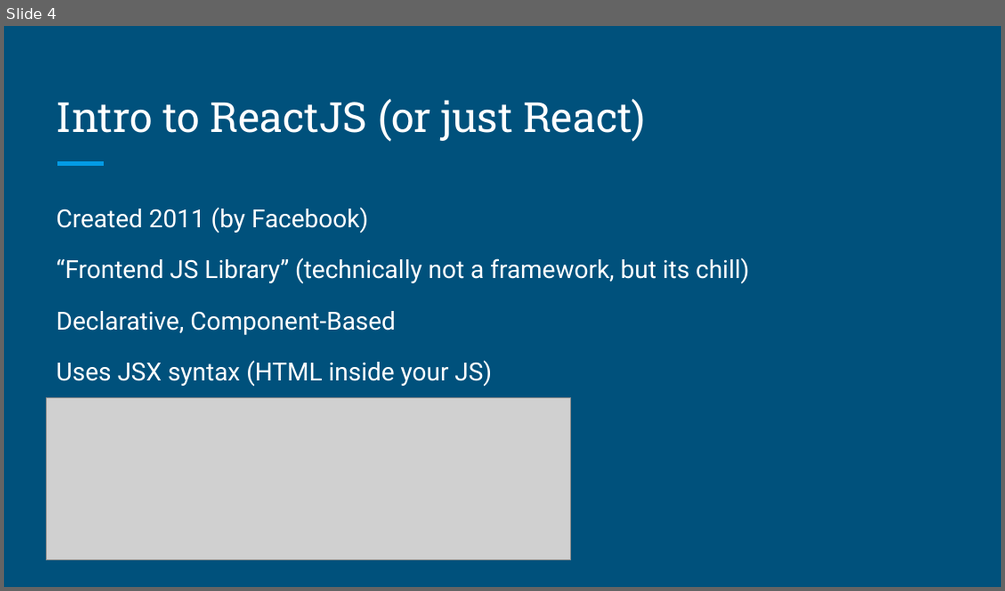
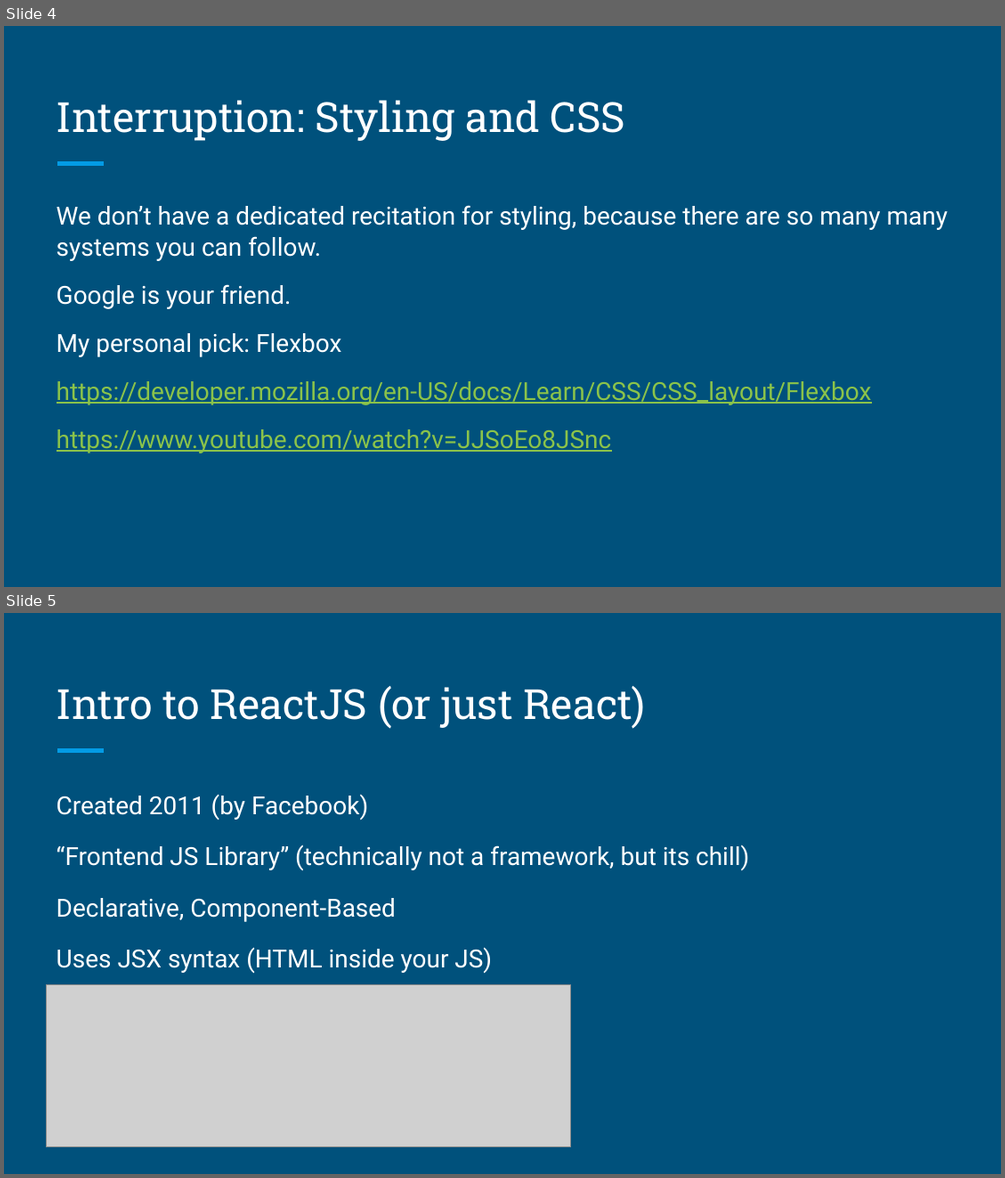
Before and after one commit to CMU-17-356/cmu-17-356.github.io, a slide deck: resources/recitations/2021/Recitation 3/Rec3_ React.pptx. Shown one above the other, each under a label of ours: slide 4 before the commit, slides 4 and 5 after it. The pictures are 1005x591 and 1005x1178 pixels, drawn with LibreOffice and Linux fonts; fonts in the diff are those of the drawing; grey boxes stand for pictures. Boxes give left, top, right and bottom in pixels: in the first picture for what was removed or moved away, otherwise in the second. Text is boxed around its words. In the diff, an @@ line names an element or a change of style, - is before the commit and + after.

Commit message:
Updated instructions and slides for rec3

```diff
--- a/resources/recitations/2021/Recitation 3/Rec3_ React.pptx
+++ b/resources/recitations/2021/Recitation 3/Rec3_ React.pptx
@@ slide 4 added at <box>4,26,1001,587</box>, background #00517C; not listed: 1 template element that a slide beside it also shows @@
@@ title added at <box>57,100,625,141</box>, 30 pt, text #FFFFFF @@
+Interruption: Styling and CSS
@@ text added at <box>57,205,947,453</box>, 18 pt, text #FFFFFF @@
+We don’t have a dedicated recitation for styling, because there are so many many systems you can follow.
+Google is your friend.
+My personal pick: Flexbox
+https://developer.mozilla.org/en-US/docs/Learn/CSS/CSS_layout/Flexbox
+https://www.youtube.com/watch?v=JJSoEo8JSnc
@@ what was slide 4 is now slide 5 @@
```
Also in this commit, not shown: 2 other files.
